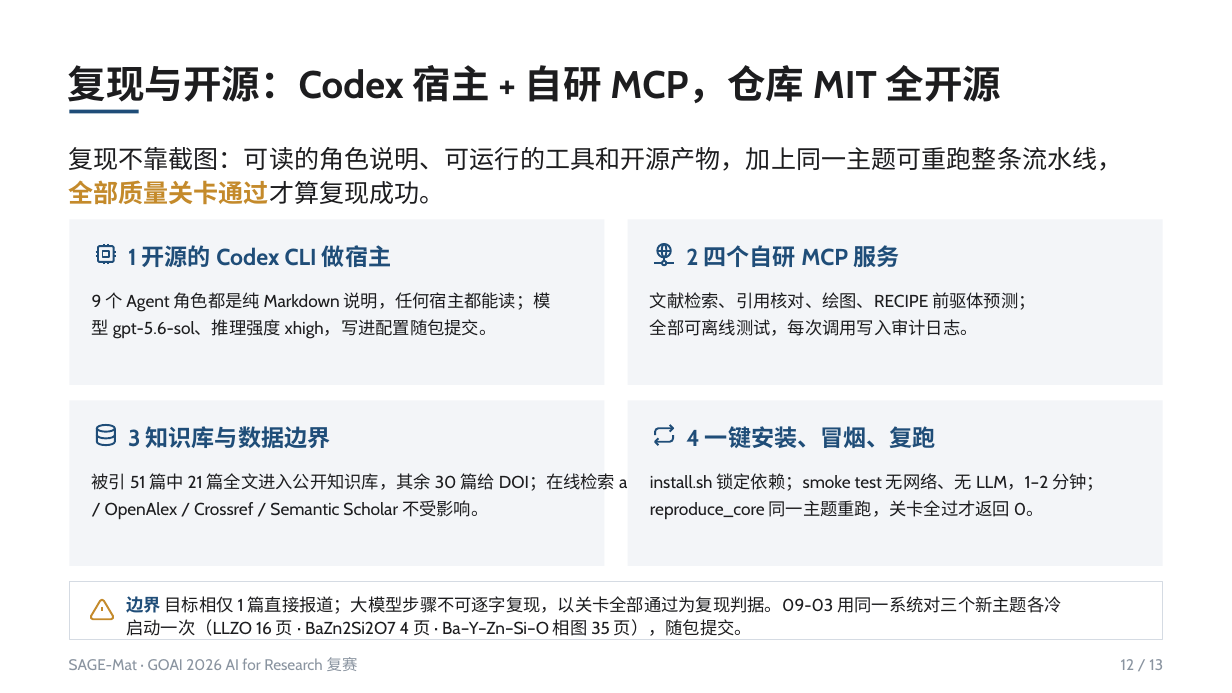
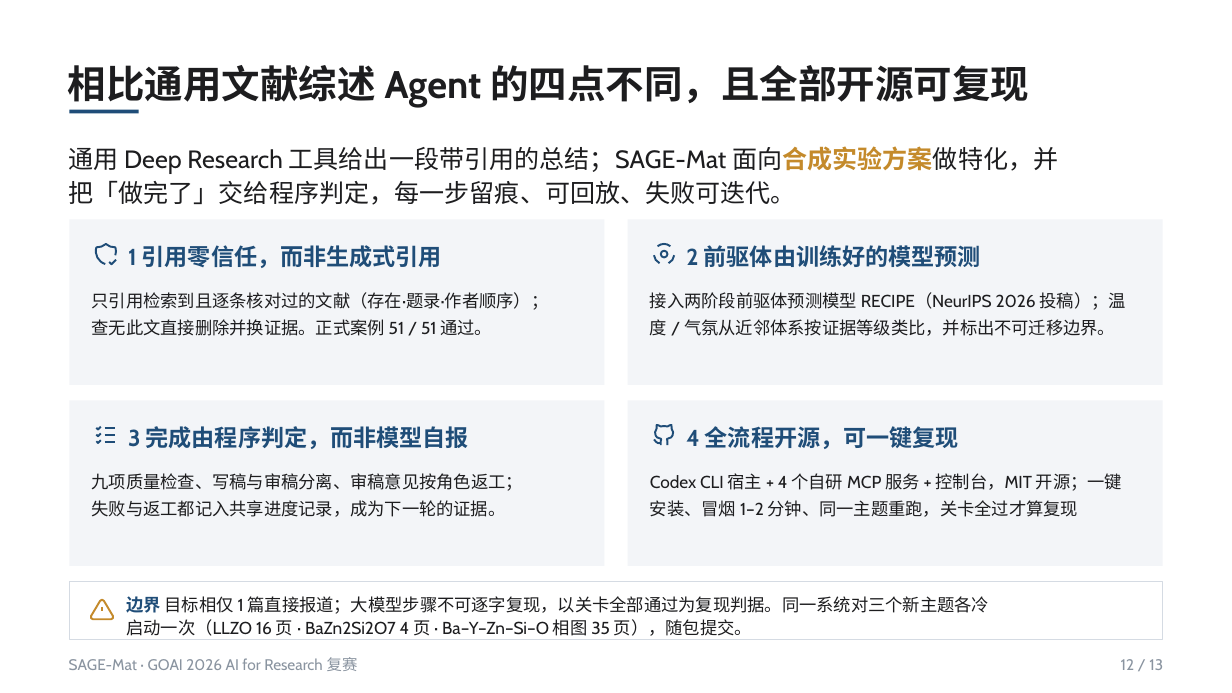
Before and after one commit to asimfish/goai_research, a slide deck: slide 12 of submission/方案说明PPT/SAGE-Mat_复赛方案说明.pptx. Drawn at 1232x693 pixels with LibreOffice and Linux fonts; fonts in the diff are those of the drawing. Boxes give left, top, right and bottom in pixels: in the first picture for what was removed or moved away, otherwise in the second. Text is boxed around its words. In the diff, an @@ line names an element or a change of style, - is before the commit and + after.

```diff
--- a/submission/方案说明PPT/SAGE-Mat_复赛方案说明.pptx
+++ b/submission/方案说明PPT/SAGE-Mat_复赛方案说明.pptx
@@ text at <box>68,65,1029,107</box>: text changed @@
-复现与开源：Codex 宿主 + 自研 MCP，仓库 MIT 全开源
+相比通用文献综述 Agent 的四点不同，且全部开源可复现
@@ text at <box>68,146,1058,205</box>: text changed @@
-复现不靠截图：可读的角色说明、可运行的工具和开源产物，加上同一主题可重跑整条流水线，全部质量关卡通过才算复现成功。
+通用 Deep Research 工具给出一段带引用的总结；SAGE-Mat 面向合成实验方案做特化，并把「做完了」交给程序判定，每一步留痕、可回放、失败可迭代。
@@ freeform shape: place and size @@
-freeform shape at <box>98,246,114,262</box>
+freeform shape at <box>94,244,116,264</box>
@@ freeform shape: place and size @@
-freeform shape at <box>103,250,109,257</box>
+freeform shape at <box>109,260,116,264</box>
@@ freeform shape: place and size @@
-freeform shape at <box>657,244,671,258</box>
+freeform shape at <box>654,255,660,263</box>
@@ freeform shape: place and size @@
-freeform shape at <box>654,263,663,264</box>
+freeform shape at <box>654,250,655,251</box>
@@ freeform shape: place and size @@
-freeform shape at <box>657,250,671,251</box>
+freeform shape at <box>658,243,671,246</box>
@@ freeform shape: place and size @@
-freeform shape at <box>662,261,666,265</box>
+freeform shape at <box>661,250,667,257</box>
@@ freeform shape: place and size @@
-freeform shape at <box>665,258,665,262</box>
+freeform shape at <box>665,264,665,265</box>
@@ freeform shape: place and size @@
-freeform shape at <box>665,244,666,258</box>
+freeform shape at <box>669,255,675,263</box>
@@ freeform shape: place and size @@
-freeform shape at <box>666,263,675,264</box>
+freeform shape at <box>675,250,676,251</box>
@@ text added at <box>686,245,981,267</box>, 18 pt, text #1F4D78, bold @@
+2 前驱体由训练好的模型预测
@@ text at <box>92,292,549,336</box>: text changed @@
-9 个 Agent 角色都是纯 Markdown 说明，任何宿主都能读；模型 gpt-5.6-sol、推理强度 xhigh，写进配置随包提交。
+只引用检索到且逐条核对过的文献（存在·题录·作者顺序）；查无此文直接删除并换证据。正式案例 51 / 51 通过。
@@ text added at <box>650,292,1126,336</box>, 13.5 pt, text #1D1D1F @@
+接入两阶段前驱体预测模型 RECIPE（NeurIPS 2026 投稿）；温度 / 气氛从近邻体系按证据等级类比，并标出不可迁移边界。
@@ freeform shape: place and size @@
-freeform shape at <box>97,425,115,432</box>
+freeform shape at <box>104,429,115,430</box>
@@ freeform shape: place and size @@
-freeform shape at <box>97,429,115,439</box>
+freeform shape at <box>104,435,115,436</box>
@@ freeform shape: place and size @@
-freeform shape at <box>97,435,115,445</box>
+freeform shape at <box>104,442,115,443</box>
@@ freeform shape: place and size @@
-freeform shape at <box>655,425,673,435</box>
+freeform shape at <box>654,425,674,445</box>
@@ group removed at <box>650,244,1035,445</box>: 2 freeform shapes, 2 texts @@
-2 四个自研 MCP 服务
-文献检索、引用核对、绘图、RECIPE 前驱体预测；全部可离线测试，每次调用写入审计日志。
@@ text at <box>686,426,959,449</box>: text changed @@
-4 一键安装、冒烟、复跑
+4 全流程开源，可一键复现
@@ group removed at <box>92,245,655,519</box>: 5 freeform shapes, 3 texts @@
-1 开源的 Codex CLI 做宿主
-3 知识库与数据边界
-被引 51 篇中 21 篇全文进入公开知识库，其余 30 篇给 DOI；在线检索 arXiv / OpenAlex / Crossref / Semantic Scholar 不受影响。
@@ group added at <box>92,245,523,517</box>: 3 texts, 3 freeform shapes @@
+1 引用零信任，而非生成式引用
+3 完成由程序判定，而非模型自报
+九项质量检查、写稿与审稿分离、审稿意见按角色返工；失败与返工都记入共享进度记录，成为下一轮的证据。
@@ text at <box>650,473,1122,517</box>: text changed @@
-install.sh 锁定依赖；smoke test 无网络、无 LLM，1–2 分钟；reproduce_core 同一主题重跑，关卡全过才返回 0。
+Codex CLI 宿主 + 4 个自研 MCP 服务 + 控制台，MIT 开源；一键安装、冒烟 1–2 分钟、同一主题重跑，关卡全过才算复现
@@ text at <box>126,596,990,636</box>: text changed @@
-边界 目标相仅 1 篇直接报道；大模型步骤不可逐字复现，以关卡全部通过为复现判据。09-03 用同一系统对三个新主题各冷启动一次（LLZO 16 页 · BaZn2Si2O7 4 页 · Ba–Y–Zn–Si–O 相图 35 页），随包提交。
+边界 目标相仅 1 篇直接报道；大模型步骤不可逐字复现，以关卡全部通过为复现判据。同一系统对三个新主题各冷启动一次（LLZO 16 页 · BaZn2Si2O7 4 页 · Ba–Y–Zn–Si–O 相图 35 页），随包提交。
```
Also in this commit, not shown: 5 other slides changed, 1 slide added, 1 slide removed, 26 other files.
